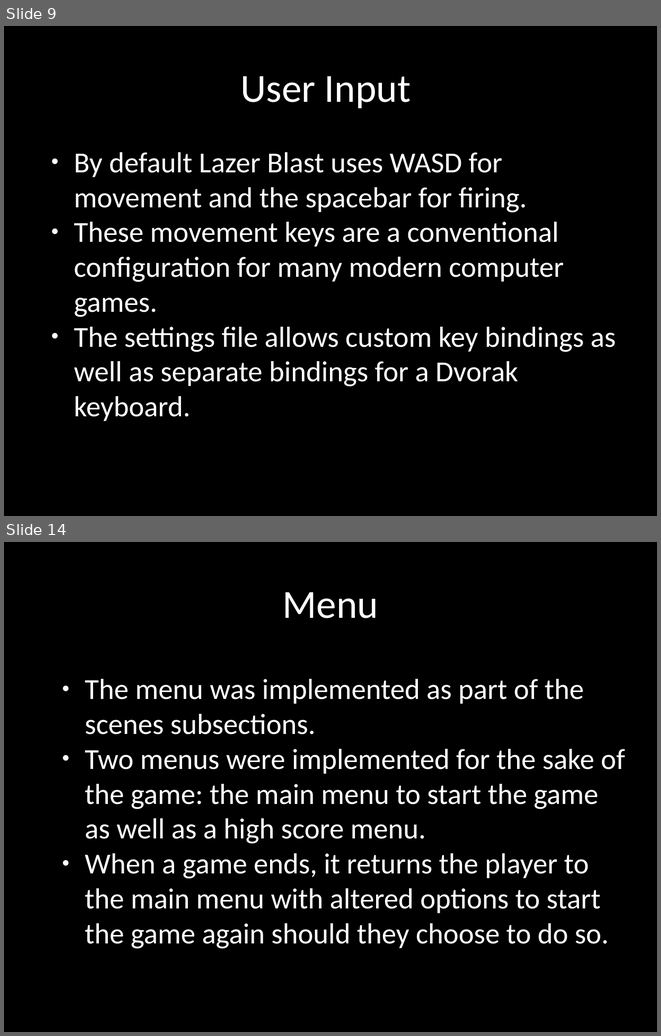
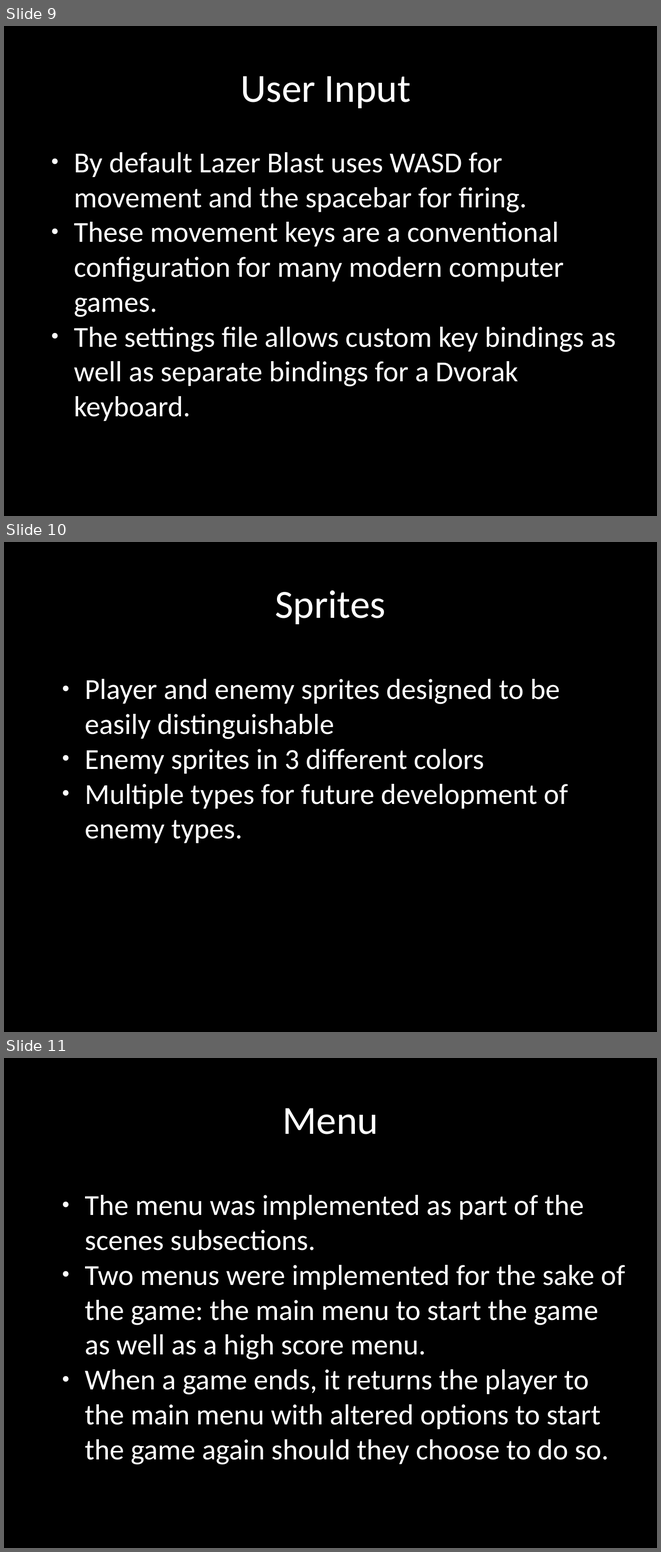
Before and after one commit to terrencepreilly/CPS410, a slide deck: final_presentation/Presentation.pptx. Shown one above the other, each under a label of ours: slides 9 and 14 before the commit, slides 9, 10 and 11 after it; the slides between them are not shown. The pictures are 661x1036 and 661x1552 pixels, drawn with LibreOffice and Linux fonts; fonts in the diff are those of the drawing; background and template pictures are left out. Boxes give left, top, right and bottom in pixels: in the first picture for what was removed or moved away, otherwise in the second. Text is boxed around its words. In the diff, an @@ line names an element or a change of style, - is before the commit and + after.

```diff
--- a/final_presentation/Presentation.pptx
+++ b/final_presentation/Presentation.pptx
@@ slide 10 added at (x1=4, y1=542, x2=657, y2=1032), background #000000 @@
@@ text added at (x1=275, y1=590, x2=386, y2=624), 44 pt, text #FFFFFF @@
+Sprites
@@ text added at (x1=85, y1=679, x2=568, y2=843), 32 pt, text #FFFFFF @@
+● Player and enemy sprites designed to be easily distinguishable
+● Enemy sprites in 3 different colors
+● Multiple types for future development of enemy types.
@@ what was slide 14 is now slide 11 @@
```
Also in this commit, not shown: 4 slides removed.
